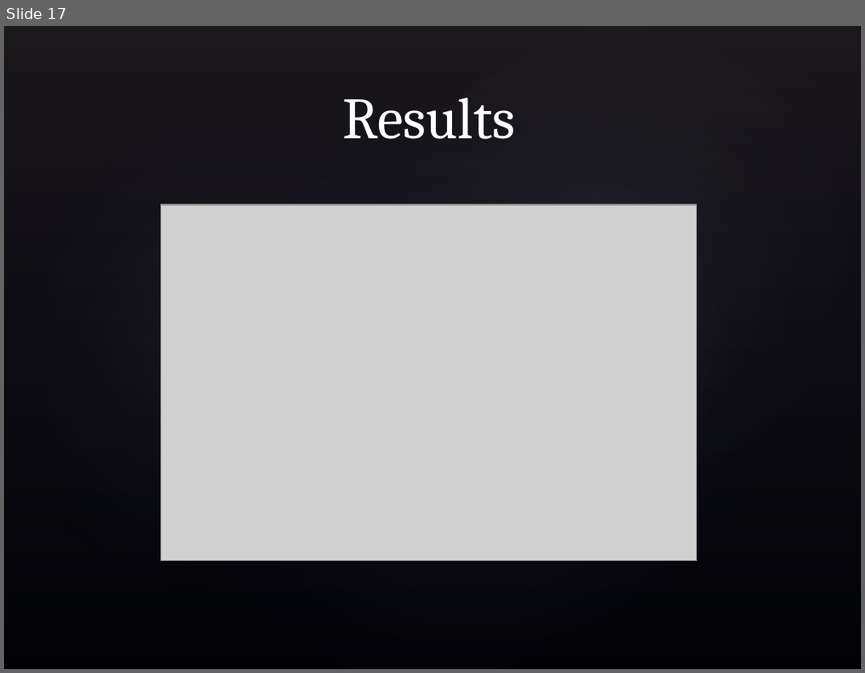
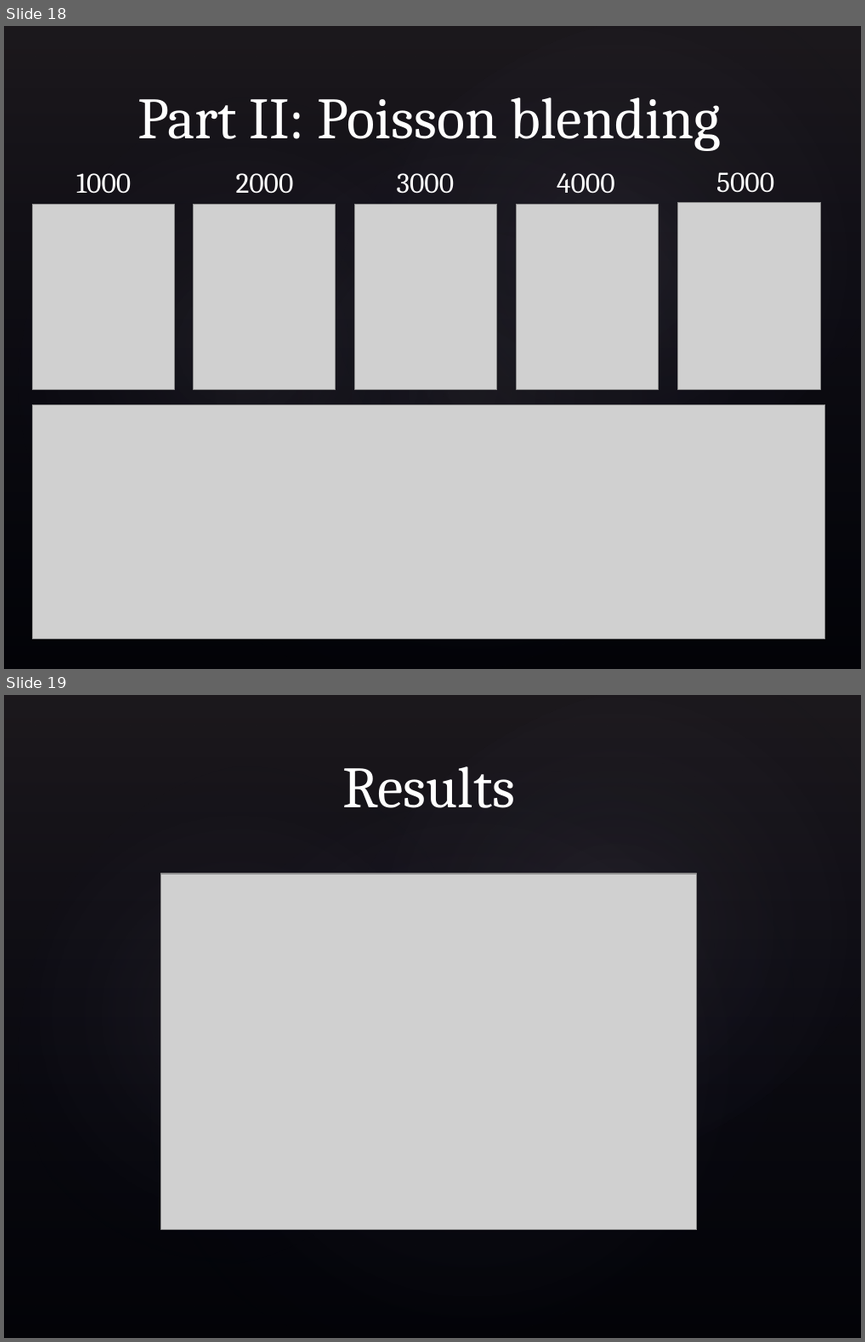
Before and after one commit to rarietta/FaceReplacement, a slide deck: FinalReport/Automatic Face Detection & Replacement Slideshow.pptx. Shown one above the other, each under a label of ours: slide 17 before the commit, slides 18 and 19 after it. The pictures are 865x673 and 865x1342 pixels, drawn with LibreOffice and Linux fonts; fonts in the diff are those of the drawing; grey boxes stand for pictures; background and template pictures are left out. Boxes give left, top, right and bottom in pixels: in the first picture for what was removed or moved away, otherwise in the second. Text is boxed around its words. In the diff, an @@ line names an element or a change of style, - is before the commit and + after.

Commit message:
Add blending slides to presentation.

```diff
--- a/FinalReport/Automatic Face Detection & Replacement Slideshow.pptx
+++ b/FinalReport/Automatic Face Detection & Replacement Slideshow.pptx
@@ slide 18 added at box(4, 26, 861, 669), background picture (left out); not listed: 4 template elements that a slide beside it also shows @@
@@ title added at box(137, 97, 721, 151), 49 pt, text #FFFFFF @@
+Part II: Poisson blending
@@ text added at box(76, 173, 131, 193), 24 pt, text #FFFFFF @@
+1000
@@ text added at box(236, 173, 294, 193), 24 pt, text #FFFFFF @@
+2000
@@ text added at box(397, 173, 454, 193), 24 pt, text #FFFFFF @@
+3000
@@ text added at box(556, 173, 615, 193), 24 pt, text #FFFFFF @@
+4000
@@ text added at box(716, 172, 774, 193), 24 pt, text #FFFFFF @@
+5000
@@ picture added at box(677, 203, 821, 389) @@
@@ picture added at box(33, 204, 175, 389) @@
@@ picture added at box(194, 204, 336, 390) @@
@@ picture added at box(355, 204, 498, 390) @@
@@ picture added at box(517, 204, 658, 389) @@
@@ picture added at box(32, 405, 825, 639) @@
@@ what was slide 17 is now slide 19 @@
```
Also in this commit, not shown: 3 slides changed, 2 other slides added, 3 slides removed, 4 other files.
